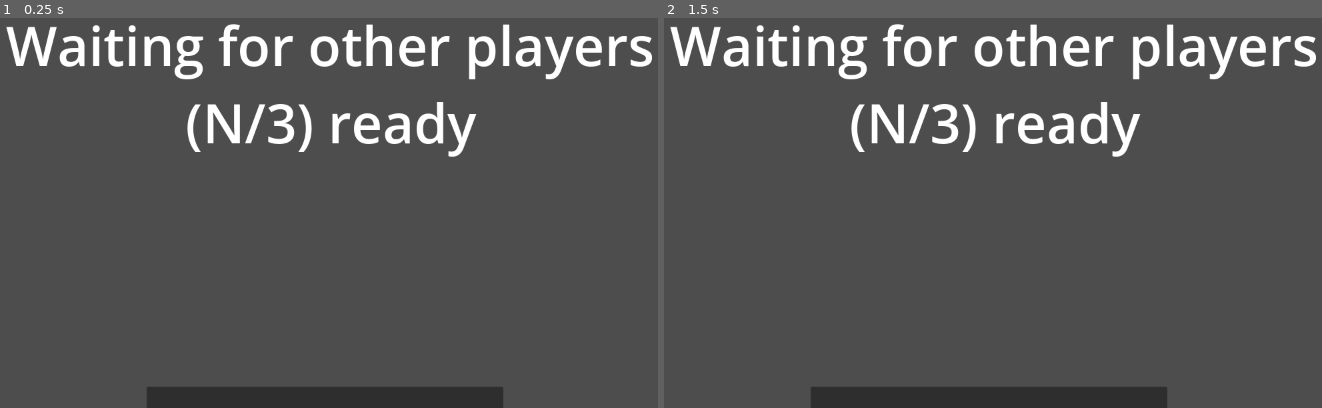
Above: before the commit, frames 1-2 (left to right).
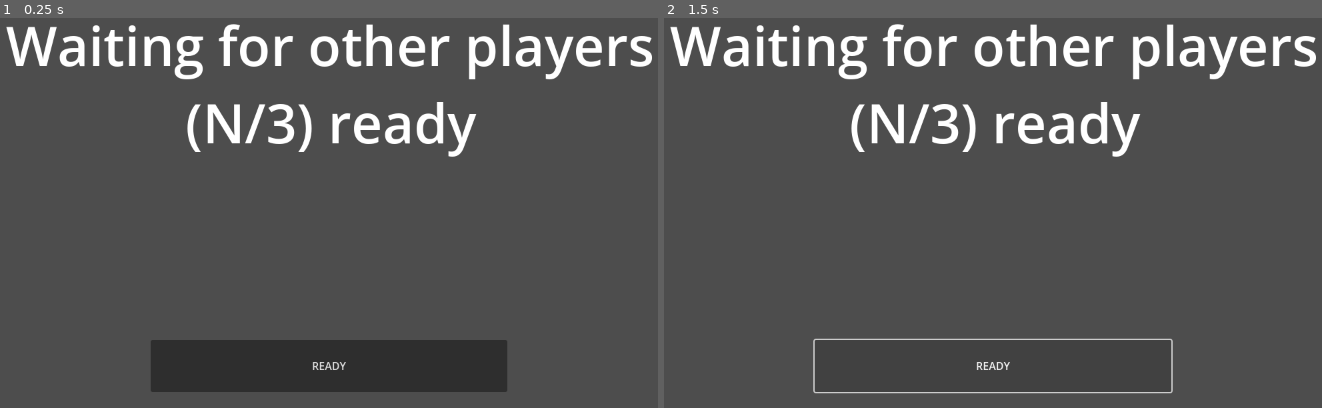
Above: after the commit, the same moments.

Repository: extract/over-fort-2
Game: Godot game, scene res://scenes/maps/lobby/lobby_ui.tscn
Same seed, same stepped clock (60 frames per second), same inputs: the game is played once before the commit and once after it. This scene is started directly instead of the project's main scene.
Inputs (mouse positions are in pixels of both pictures, inside the frame that each line leads up to):
- Up to frame 1 (0.25 s): no input
- Up to frame 2 (1.5 s): click (993, 365) at 0.5 s, where only the run after the commit has a clickable "READY"; click (993, 365) at 1.25 s, where only the run after the commit has a clickable "READY"

The runs differ from the first frame. In frame 1, 8.6% of the frame differs, in the area x 22-78%, y 82-100%; in frame 2, 2.6%.
Error after the commit: Attempt to call function 'update_player_ready_status' in base 'null instance' on a null instance. (res://scenes/maps/lobby/lobby_ready.gd:12)

Commit message:
fix etions pet peeve

Diff:
--- a/scenes/maps/lobby/lobby_ui.tscn
+++ b/scenes/maps/lobby/lobby_ui.tscn
@@ -38,10 +38,10 @@
 
 [node name="ReadyStartButton" type="Button" parent="Control"]
 layout_mode = 0
-offset_left = 301.0
-offset_top = 568.0
-offset_right = 836.0
-offset_bottom = 646.0
+offset_left = 307.0
+offset_top = 498.0
+offset_right = 842.0
+offset_bottom = 576.0
 text = "READY"
 script = ExtResource("1_1uroi")
 
